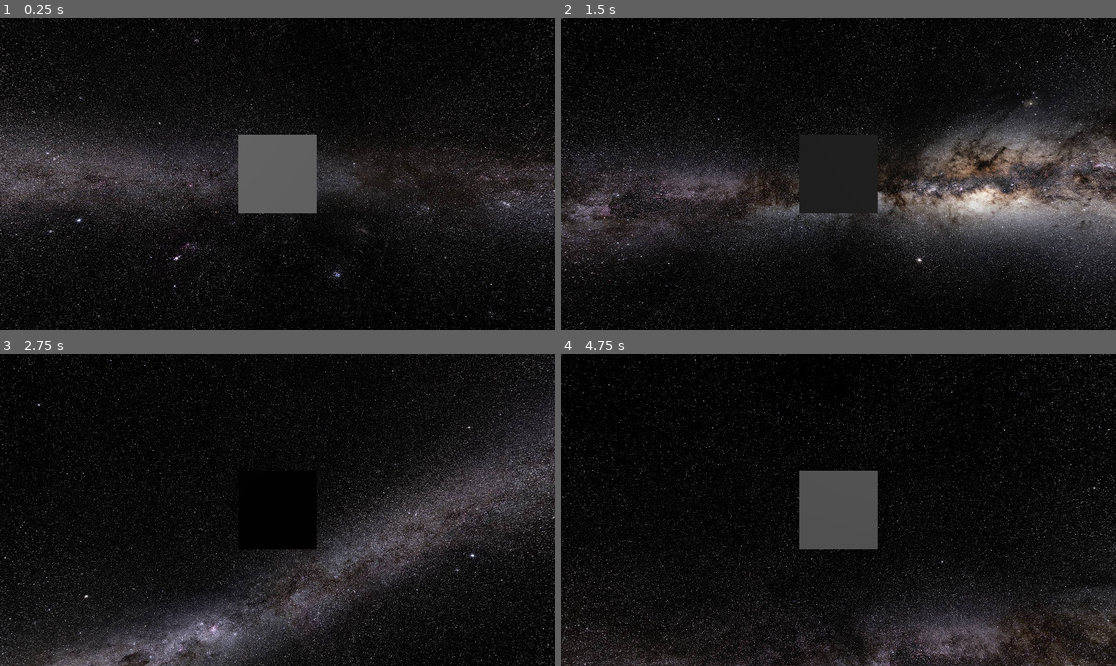
Above: before the commit, frames 1-4 (two rows, left to right).
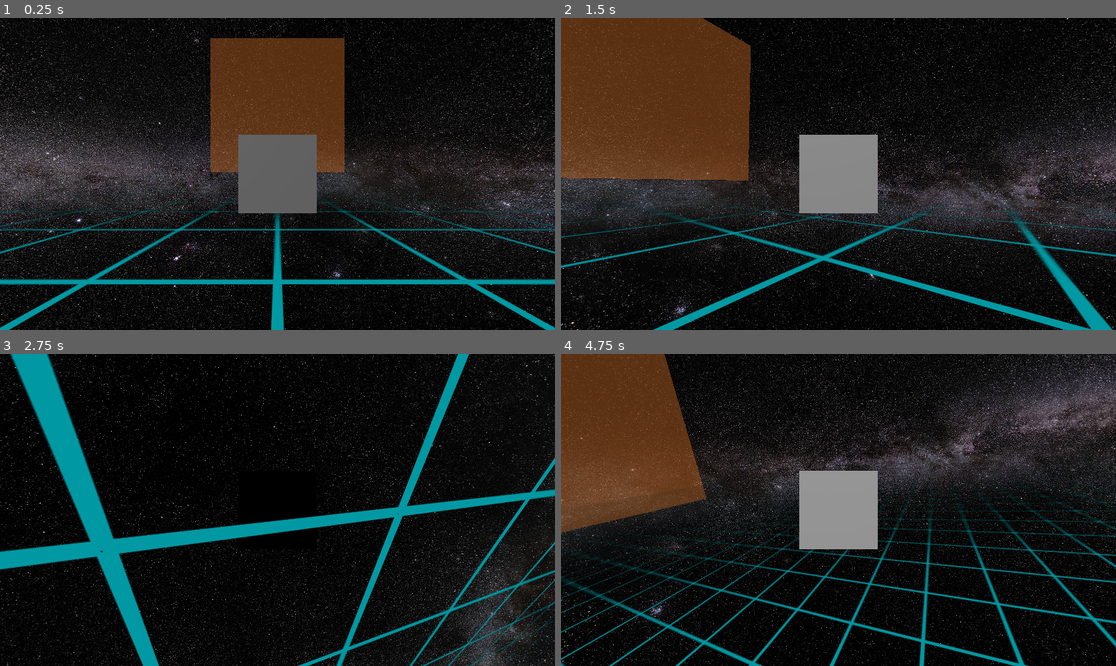
Above: after the commit, the same moments.

Repository: david-andrew/Aberration
Game: Godot game, scene res://world.tscn
The game is run twice, just before and just after one commit, with the same random seed, the same clock (stepped at 60 frames per second) and the same inputs.
Inputs:
- Up to frame 1 (0.25 s): no input
- Up to frame 2 (1.5 s): tap Enter at 0.5 s; hold Right (right) 0.53-1.28 s; hold A (a) 0.53-1.28 s; tap Ctrl (ctrl) at 0.8, 1.35 s; hold Down (down) from 1.28 s (still down)
- Up to frame 3 (2.75 s): tap D (d) at 1.55 s; release Down (down) at 2.03 s; hold Right (right) from 2.03 s (still down); hold D (d) from 2.03 s (still down); tap E (e) at 2.3 s
- Up to frame 4 (4.75 s): release Right (right) at 2.78 s; release D (d) at 2.78 s; hold Up (up) 2.78-3.53 s; tap E (e) at 2.85 s; tap Q (q) at 3.05 s; hold Q (q) 3.53-4.28 s; hold Left (left) from 3.53 s (still down); tap S (s) at 3.8, 4.35 s; tap Shift (shift) at 4.55 s

The runs differ from the first frame. In frame 1, 14% of the frame differs, in the area x 0-100%, y 6-100%; in frame 2, 51%; in frame 3, 41%; in frame 4, 51%, in the area x 0-100%, y 0-100%.

Commit message:
fixed translations being applied globally rather than locally. added damping to rotations. added some simple objects to world for visual reference

Diff:
--- a/Ship.gd
+++ b/Ship.gd
@@ -2,9 +2,12 @@
 
 # throttle
 var throttle = 0
-var max_throttle = 2
-var min_throttle = -0.5
-var d_throttle = 0.1
+const max_throttle = 2
+const min_throttle = -0.5
+const d_throttle = 0.1
+
+const translation_strength = 1.0
+const rotation_strength = 0.5
 
 
 # Called when the node enters the scene tree for the first time.
@@ -15,7 +18,7 @@
 # Called every frame. 'delta' is the elapsed time since the previous frame.
 func _process(delta):
 	# debug display throttle and x,y,z velocity (relative to self)
-	print("throttle: ", throttle, "velocity: ", linear_velocity)
+	print("throttle: ", throttle, ", velocity: ", linear_velocity)
 
 	pass
 
@@ -32,51 +35,52 @@
 	## Translations ##
 	# translate left
 	if Input.is_action_pressed("a"):
-		apply_impulse(Vector3(-1, 0, 0) * delta)
+		apply_impulse(-global_transform.basis.x * delta * translation_strength)
 
 	# translate right
 	if Input.is_action_pressed("d"):
-		apply_impulse(Vector3(1, 0, 0) * delta)
+		apply_impulse(global_transform.basis.x * delta * translation_strength)
 
 	# translate up
 	if Input.is_action_pressed("w"):
-		apply_impulse(Vector3(0, -1, 0) * delta)
+		apply_impulse(global_transform.basis.y * delta * translation_strength)
 
 	# translate down
 	if Input.is_action_pressed("s"):
-		apply_impulse(Vector3(0, 1, 0) * delta)
+		apply_impulse(-global_transform.basis.y * delta * translation_strength)
 
 	# throttle
 	if Input.is_action_pressed("shift"):
 		throttle = min(throttle + d_throttle * delta, max_throttle)
 	if Input.is_action_pressed("ctrl"):
 		throttle = max(throttle - d_throttle * delta, min_throttle)
-
+	if Input.is_action_just_pressed('space'):
+		throttle = 0
 	# apply throttle
-	apply_impulse(Vector3(0, 0, -1) * throttle * delta)
+	apply_impulse(-global_transform.basis.z * throttle * delta)
 
 
 	## Rotations ##
 	# rotate +x
 	if Input.is_action_pressed("down"):
-		apply_torque_impulse(global_transform.basis.x * delta)
+		apply_torque_impulse(global_transform.basis.x * delta * rotation_strength)
 
 	# rotate -x
 	if Input.is_action_pressed("up"):
-		apply_torque_impulse(-global_transform.basis.x * delta)
+		apply_torque_impulse(-global_transform.basis.x * delta * rotation_strength)
 
 	# rotate +y
 	if Input.is_action_pressed("left"):
-		apply_torque_impulse(global_transform.basis.y * delta)
+		apply_torque_impulse(global_transform.basis.y * delta * rotation_strength)
 
 	# rotate -y
 	if Input.is_action_pressed("right"):
-		apply_torque_impulse(-global_transform.basis.y * delta)
+		apply_torque_impulse(-global_transform.basis.y * delta * rotation_strength)
 
 	# rotate +z
 	if Input.is_action_pressed("q"):
-		apply_torque_impulse(global_transform.basis.z * delta)
+		apply_torque_impulse(global_transform.basis.z * delta * rotation_strength)
 
 	# rotate -z
 	if Input.is_action_pressed("e"):
-		apply_torque_impulse(-global_transform.basis.z * delta)
+		apply_torque_impulse(-global_transform.basis.z * delta * rotation_strength)
--- a/project.godot
+++ b/project.godot
@@ -84,6 +84,11 @@
 "events": [Object(InputEventKey,"resource_local_to_scene":false,"resource_name":"","device":-1,"window_id":0,"alt_press …(182 unchanged characters)…
 ]
 }
+space={
+"deadzone": 0.5,
+"events": [Object(InputEventKey,"resource_local_to_scene":false,"resource_name":"","device":-1,"window_id":0,"alt_pressed":false,"shift_pressed":false,"ctrl_pressed":false,"meta_pressed":false,"pressed":false,"keycode":0,"physical_keycode":32,"key_label":0,"unicode":32,"echo":false,"script":null)
+]
+}
 
 [physics]
 
--- a/world.tscn
+++ b/world.tscn
@@ -1,7 +1,8 @@
-[gd_scene load_steps=8 format=3 uid="uid://dwyh17swso2yf"]
+[gd_scene load_steps=15 format=3 uid="uid://dwyh17swso2yf"]
 
 [ext_resource type="Script" path="res://Ship.gd" id="1_dojcp"]
 [ext_resource type="Texture2D" uid="uid://b1tg053uv0ffy" path="res://assets/textures/MilkeyWay.jpg" id="2_jrtur"]
+[ext_resource type="Texture2D" uid="uid://dofvgqmmehps4" path="res://assets/textures/white outline grid thick.png" id="3_ytujd"]
 
 [sub_resource type="BoxShape3D" id="BoxShape3D_278ud"]
 
@@ -17,9 +18,35 @@
 background_mode = 2
 sky = SubResource("Sky_u6aip")
 
+[sub_resource type="BoxShape3D" id="BoxShape3D_aqo8g"]
+size = Vector3(10, 10, 1)
+
+[sub_resource type="StandardMaterial3D" id="StandardMaterial3D_m12wd"]
+transparency = 1
+albedo_color = Color(0.964706, 0.505882, 0.141176, 0.517647)
+
+[sub_resource type="BoxMesh" id="BoxMesh_smrug"]
+material = SubResource("StandardMaterial3D_m12wd")
+size = Vector3(10, 10, 1)
+
+[sub_resource type="BoxShape3D" id="BoxShape3D_oyjhj"]
+size = Vector3(100, 1, 100)
+
+[sub_resource type="StandardMaterial3D" id="StandardMaterial3D_18ylm"]
+transparency = 1
+shading_mode = 0
+albedo_color = Color(0, 0.6, 0.639216, 1)
+albedo_texture = ExtResource("3_ytujd")
+uv1_scale = Vector3(300, 200, 1)
+
+[sub_resource type="BoxMesh" id="BoxMesh_g8qny"]
+material = SubResource("StandardMaterial3D_18ylm")
+size = Vector3(100, 1, 100)
+
 [node name="World" type="Node3D"]
 
 [node name="Ship" type="RigidBody3D" parent="."]
+angular_damp = 1.0
 script = ExtResource("1_dojcp")
 
 [node name="CollisionShape3D" type="CollisionShape3D" parent="Ship"]
@@ -36,3 +63,21 @@
 
 [node name="WorldEnvironment" type="WorldEnvironment" parent="."]
 environment = SubResource("Environment_4wuuw")
+
+[node name="TestObstacle" type="RigidBody3D" parent="."]
+transform = Transform3D(1, 0, 0, 0, 1, 0, 0, 0, 1, 0, 5.1467, -12.6368)
+
+[node name="CollisionShape3D" type="CollisionShape3D" parent="TestObstacle"]
+shape = SubResource("BoxShape3D_aqo8g")
+
+[node name="MeshInstance3D" type="MeshInstance3D" parent="TestObstacle"]
+mesh = SubResource("BoxMesh_smrug")
+
+[node name="Ground" type="StaticBody3D" parent="."]
+transform = Transform3D(1, 0, 0, 0, 1, 0, 0, 0, 1, 0, -1.06689, 0)
+
+[node name="CollisionShape3D" type="CollisionShape3D" parent="Ground"]
+shape = SubResource("BoxShape3D_oyjhj")
+
+[node name="MeshInstance3D" type="MeshInstance3D" parent="Ground"]
+mesh = SubResource("BoxMesh_g8qny")
Binary file added: assets/textures/white outline grid thick.png
Not shown, added: assets/textures/white outline grid thick.png.import
Not shown, changed: export_presets.cfg
